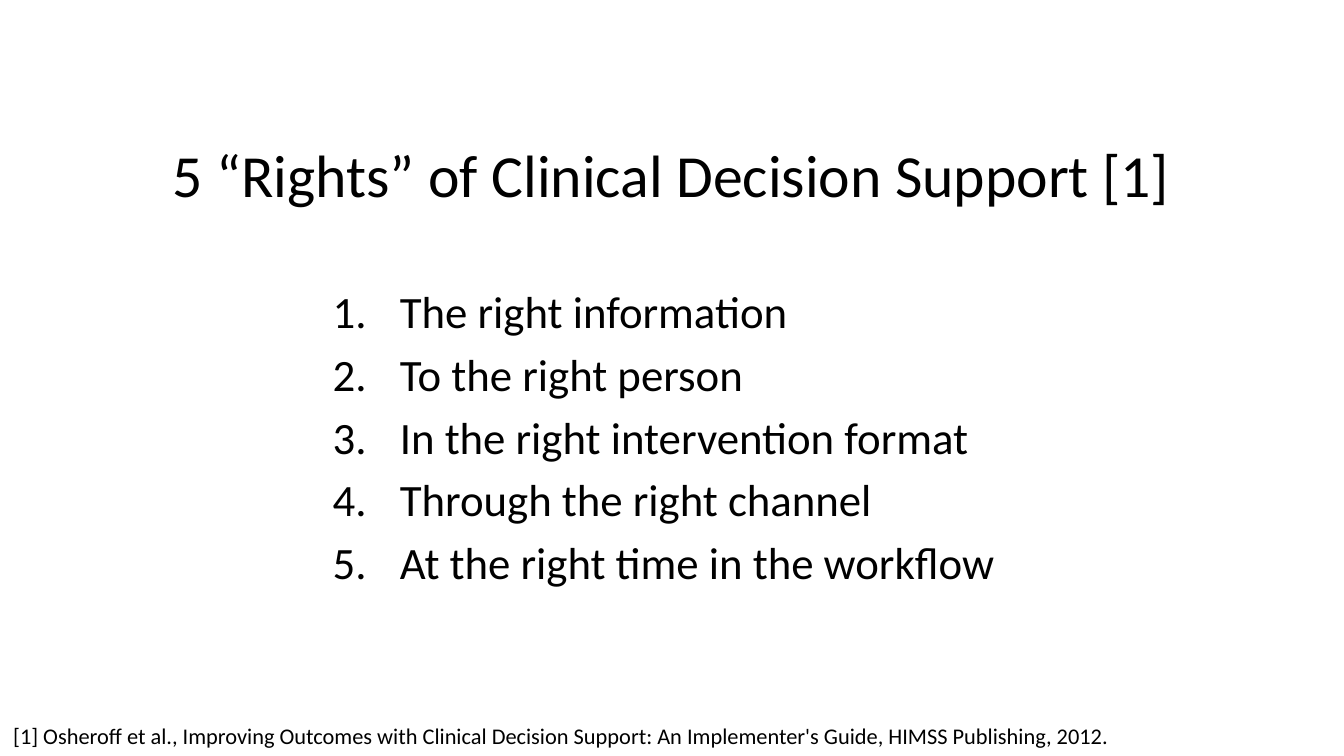
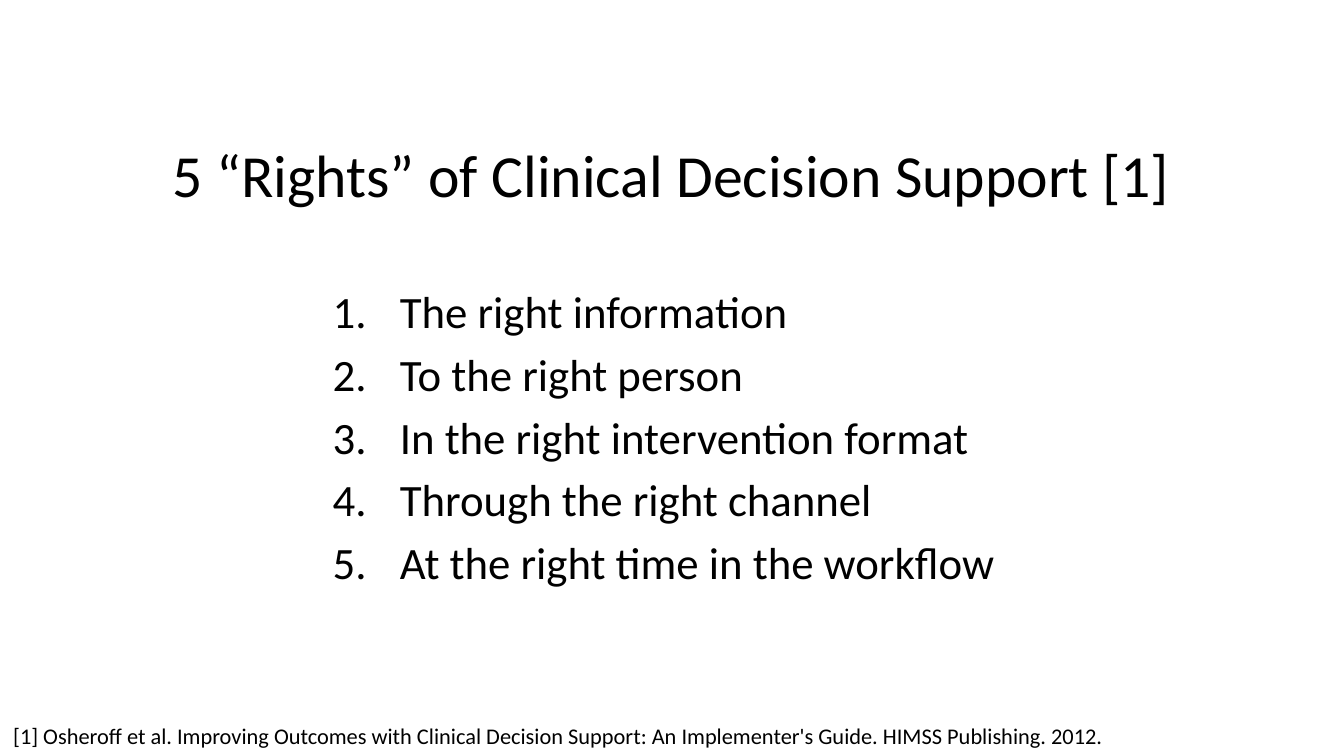
Before and after one commit to ghsmith/hladpb1, a slide deck: slide 12 of Hot_Topic_Analytics_and_Algorithms_Web_Based_Clinical_Decision_Support.pptx. Drawn at 1344x756 pixels with LibreOffice and Linux fonts; fonts in the diff are those of the drawing; background and template pictures are left out. Boxes give left, top, right and bottom in pixels: in the first picture for what was removed or moved away, otherwise in the second. Text is boxed around its words. In the diff, an @@ line names an element or a change of style, - is before the commit and + after.

```diff
--- a/Hot_Topic_Analytics_and_Algorithms_Web_Based_Clinical_Decision_Support.pptx
+++ b/Hot_Topic_Analytics_and_Algorithms_Web_Based_Clinical_Decision_Support.pptx
@@ text at bbox=[13, 727, 1102, 748]: text changed @@
-[1] Osheroff et al., Improving Outcomes with Clinical Decision Support: An Implementer's Guide, HIMSS Publishing, 2012.
+[1] Osheroff et al. Improving Outcomes with Clinical Decision Support: An Implementer's Guide. HIMSS Publishing. 2012.
```
Also in this commit, not shown: 6 other slides changed, 11 slides added, 1 slide removed.
